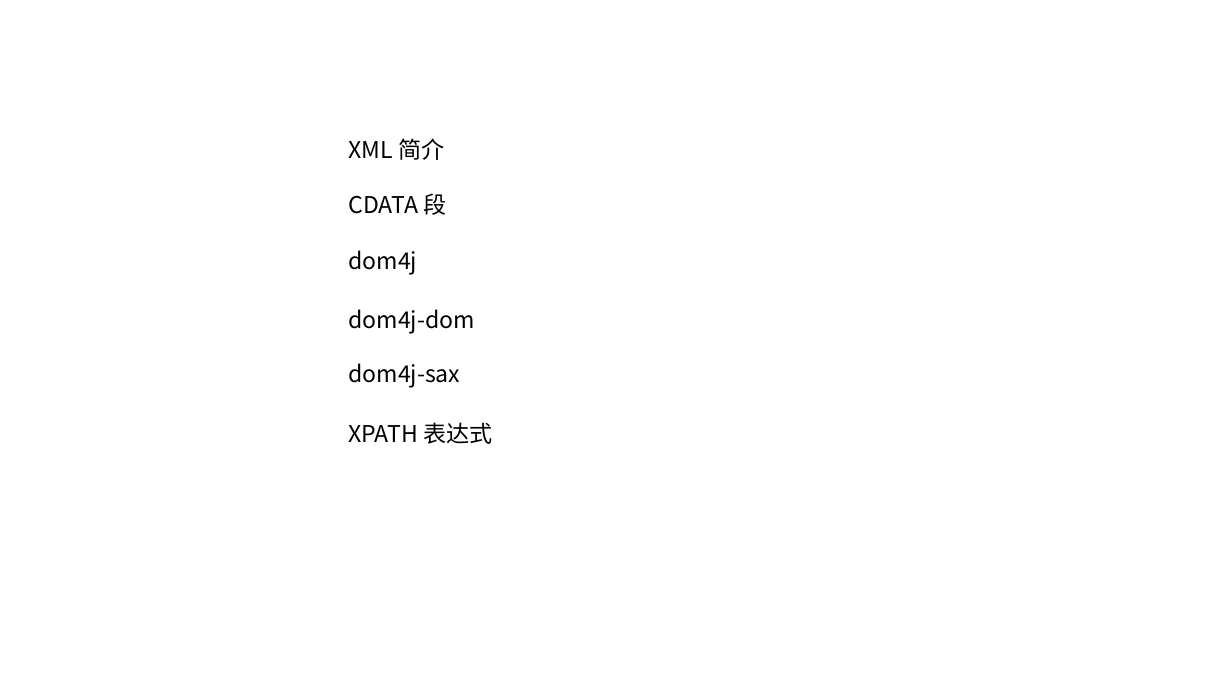
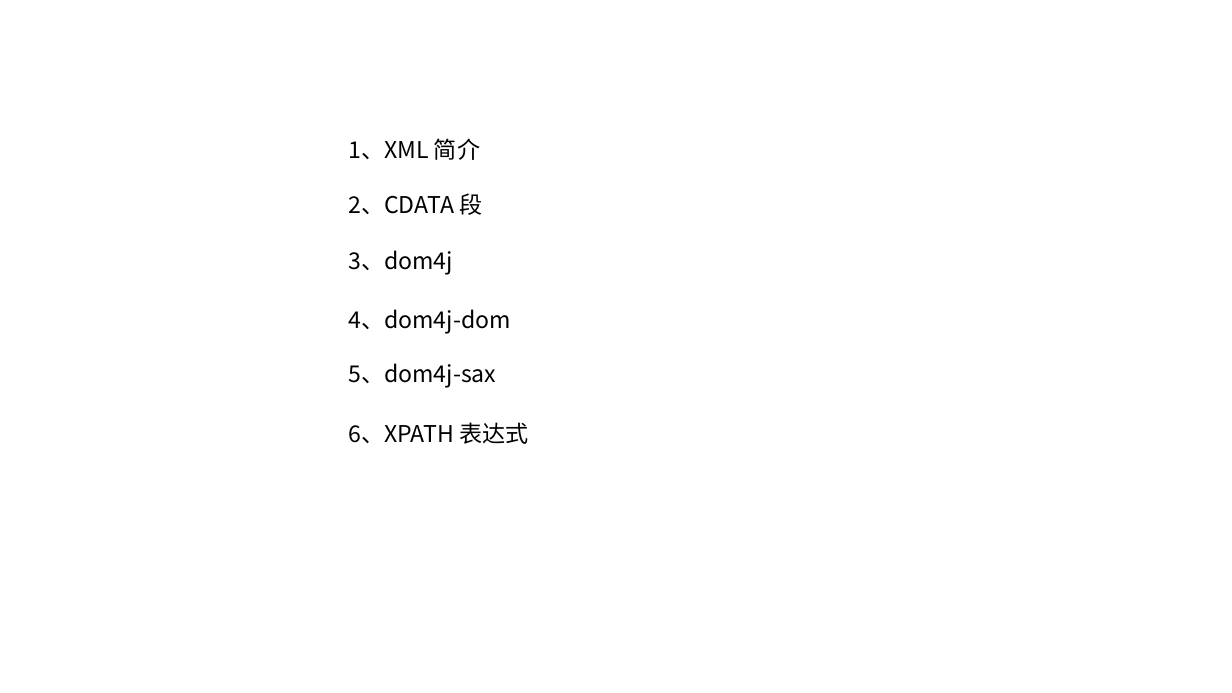
Before and after one commit to linkknown/PPT, a slide deck: slide 2 of 基础PPT/JavaSE进阶第二版/第15章：Java XML简介.pptx. Drawn at 1232x693 pixels with LibreOffice and Linux fonts; fonts in the diff are those of the drawing; background and template pictures are left out. Boxes give left, top, right and bottom in pixels: in the first picture for what was removed or moved away, otherwise in the second. Text is boxed around its words. In the diff, an @@ line names an element or a change of style, - is before the commit and + after.

```diff
--- a/基础PPT/JavaSE进阶第二版/第15章：Java XML简介.pptx
+++ b/基础PPT/JavaSE进阶第二版/第15章：Java XML简介.pptx
@@ text at <box>348,138,480,160</box>: text changed @@
-XML 简介
+1、XML 简介
@@ text at <box>348,193,482,215</box>: text changed @@
-CDATA 段
+2、CDATA 段
@@ text at <box>348,250,453,275</box>: text changed @@
-dom4j
+3、dom4j
@@ text at <box>348,309,510,334</box>: text changed @@
-dom4j-dom
+4、dom4j-dom
@@ text at <box>348,363,496,387</box>: text changed @@
-dom4j-sax
+5、dom4j-sax
@@ text at <box>348,422,528,444</box>: text changed @@
-XPATH 表达式
+6、XPATH 表达式
```
Also in this commit, not shown: 14 other files.
